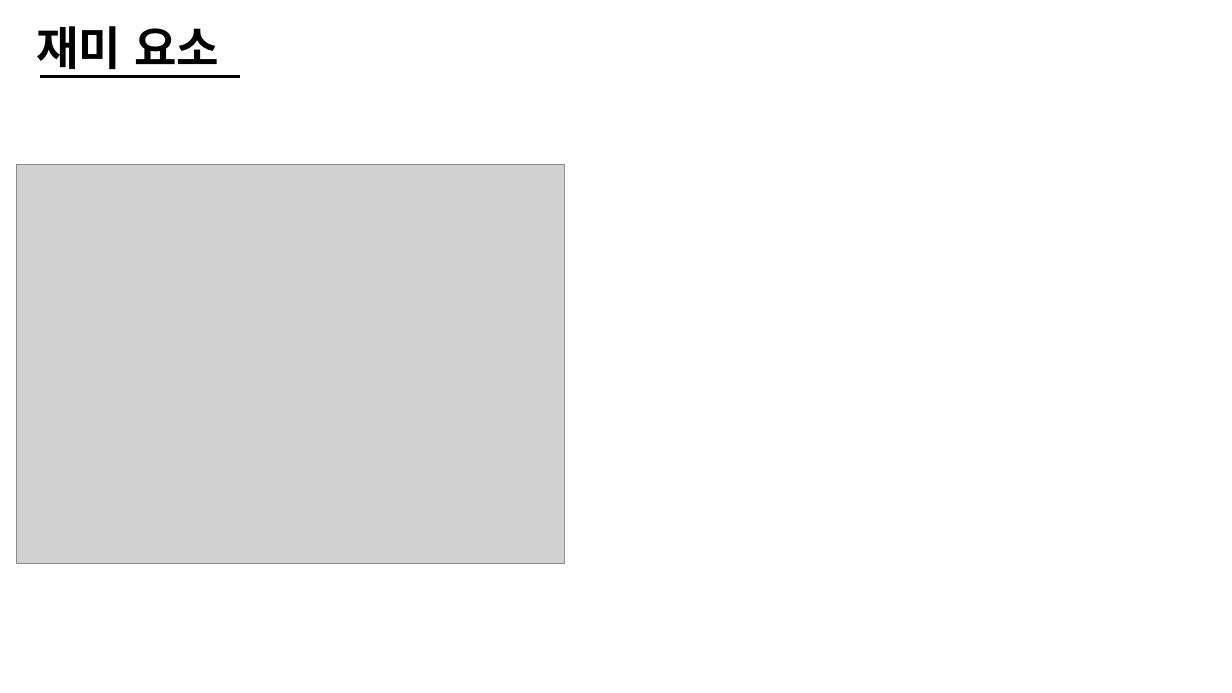
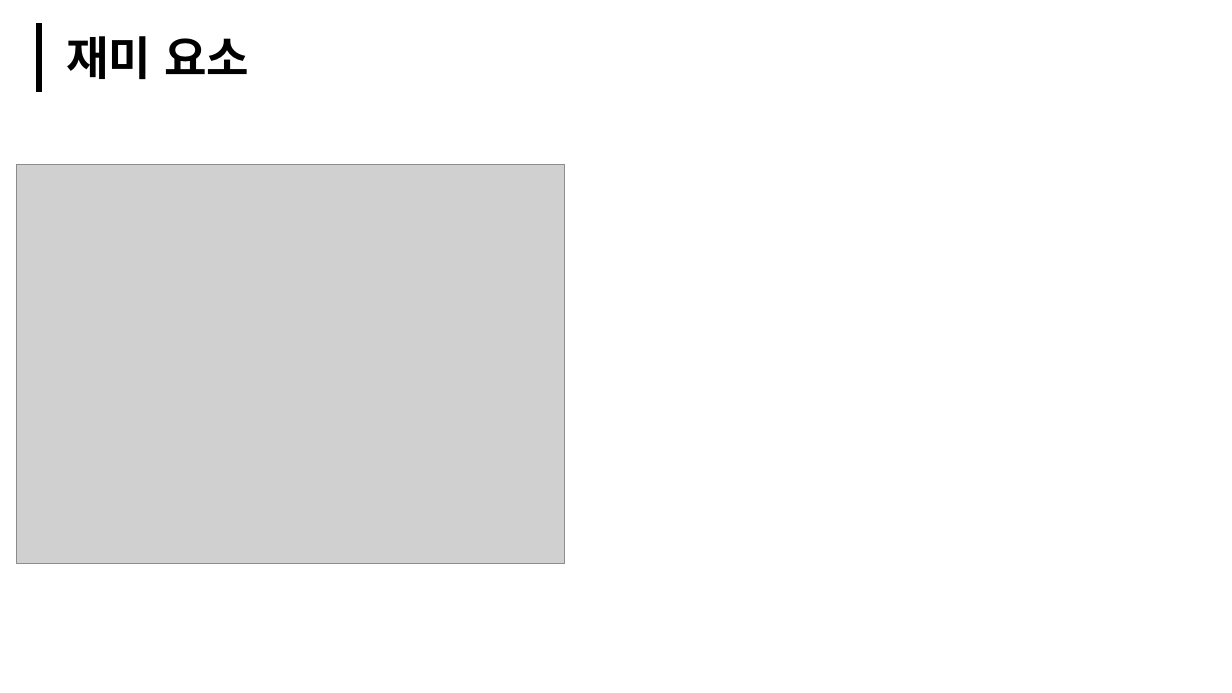
Before and after one commit to Bandyck/Design, a slide deck: slide 3 of 컨셉PT_Serious_임경태.pptx. Drawn at 1232x693 pixels with LibreOffice and Linux fonts; fonts in the diff are those of the drawing; grey boxes stand for pictures. Boxes give left, top, right and bottom in pixels: in the first picture for what was removed or moved away, otherwise in the second. Text is boxed around its words. In the diff, an @@ line names an element or a change of style, - is before the commit and + after.

```diff
--- a/컨셉PT_Serious_임경태.pptx
+++ b/컨셉PT_Serious_임경태.pptx
@@ line added from (39, 23) to (39, 92), #000000 5 pt @@
@@ text "재미 요소" rewrapped from [36, 26, 219, 77] to [66, 36, 249, 79] @@
@@ line removed from (40, 77) to (240, 77) @@
```
Also in this commit, not shown: 7 other slides changed, 8 slides added, 2 slides removed, 2 other files.
